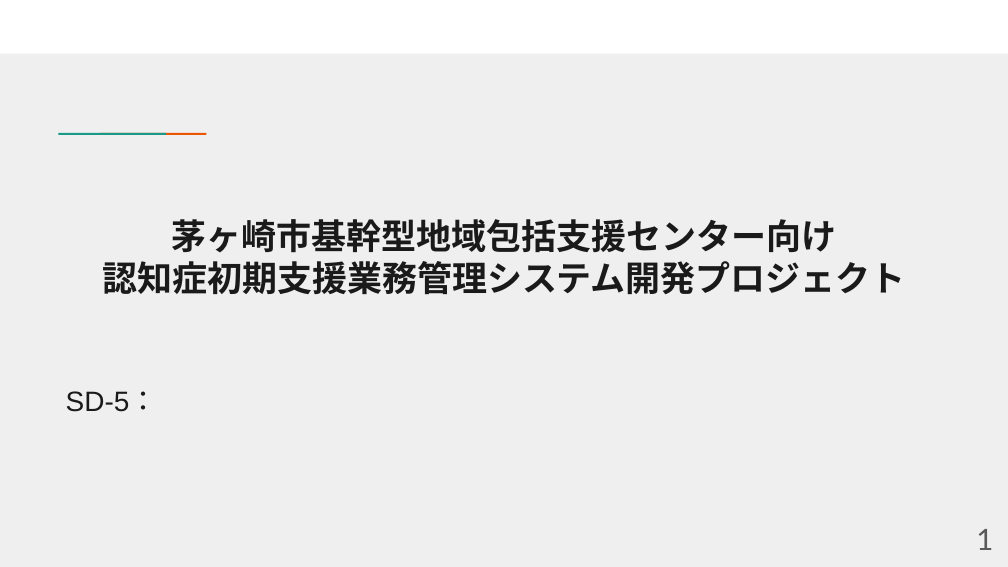
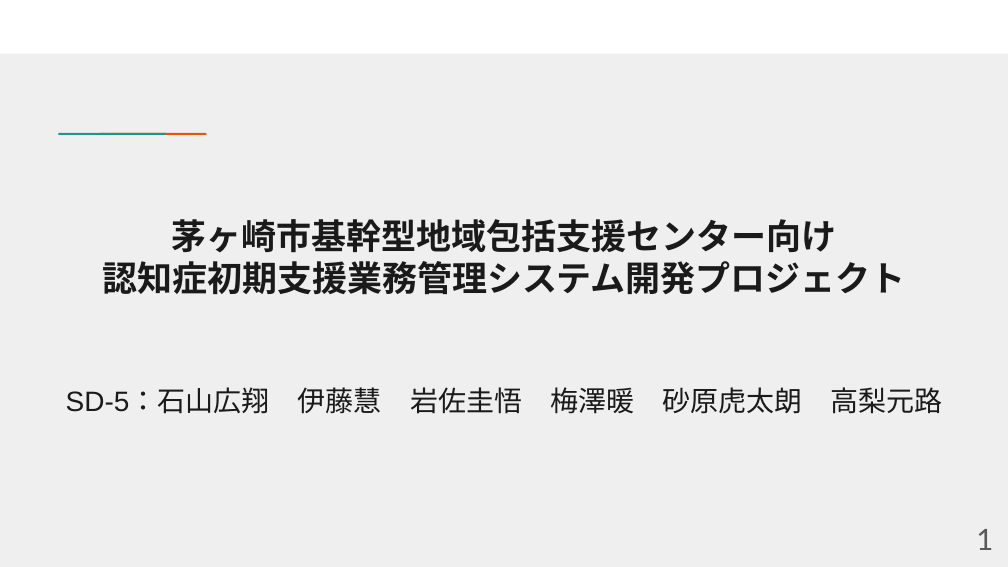
Before and after one commit to UMEZAWADAN/SD-5, a slide deck: slide 1 of SD-5.pptx. Drawn at 1008x567 pixels with LibreOffice and Linux fonts; fonts in the diff are those of the drawing. Boxes give left, top, right and bottom in pixels: in the first picture for what was removed or moved away, otherwise in the second. Text is boxed around its words. In the diff, an @@ line names an element or a change of style, - is before the commit and + after.

```diff
--- a/SD-5.pptx
+++ b/SD-5.pptx
@@ text at <box>66,387,943,414</box>: text changed @@
-SD-5：
+SD-5：石山広翔 伊藤慧 岩佐圭悟 梅澤暖 砂原虎太朗 高梨元路
```
Also in this commit, not shown: 16 other slides changed, 10 slides added, 3 slides removed.
